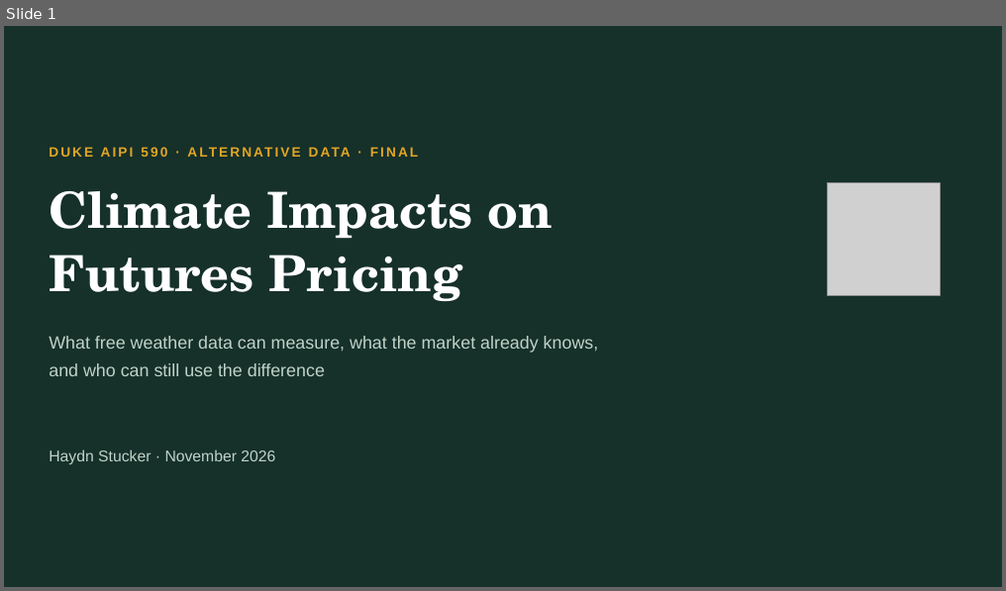
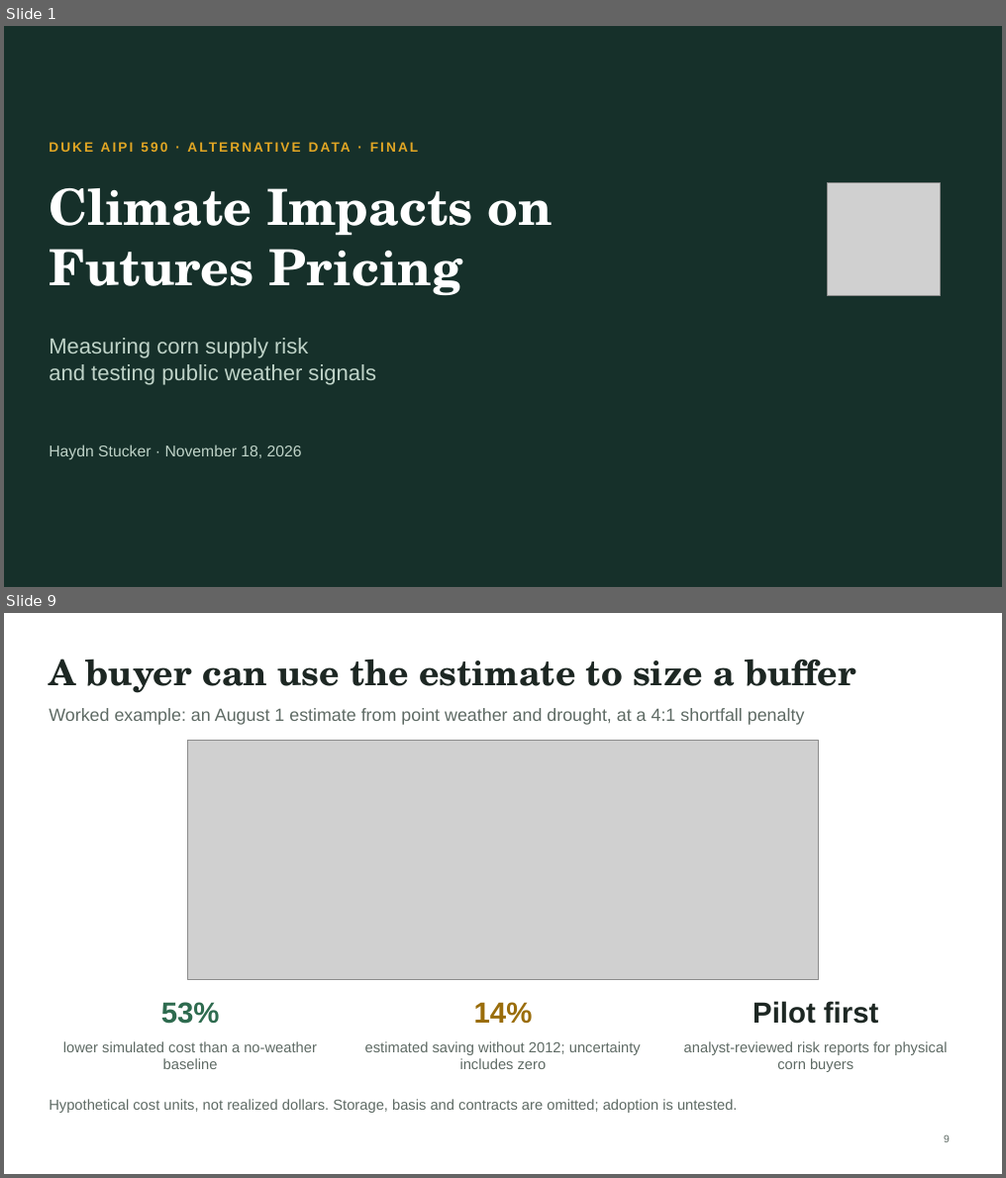
Before and after one commit to haydn-s/climate-futures-pricing, a slide deck: presentation/final/output/Final Presentation.pptx. Shown one above the other, each under a label of ours: slide 1 before the commit, slides 1 and 9 after it; the slides between them are not shown. The pictures are 1006x591 and 1006x1178 pixels, drawn with LibreOffice and Linux fonts; fonts in the diff are those of the drawing; grey boxes stand for pictures. Boxes give left, top, right and bottom in pixels: in the first picture for what was removed or moved away, otherwise in the second. Text is boxed around its words. In the diff, an @@ line names an element or a change of style, - is before the commit and + after.

```diff
--- a/presentation/final/output/Final Presentation.pptx
+++ b/presentation/final/output/Final Presentation.pptx
@@ slide 9 added at (4, 613, 1002, 1174), background #FFFFFF @@
@@ text added at (49, 659, 856, 693), 34 pt, text #1D2723, bold @@
+A buyer can use the estimate to size a buffer
@@ text added at (49, 708, 805, 725), 17 pt, text #5E6A64 @@
+Worked example: an August 1 estimate from point weather and drought, at a 4:1 shortfall penalty
@@ picture added at (187, 741, 819, 980) @@
@@ text added at (161, 1002, 220, 1024), 28 pt, text #2E6B4F, bold @@
+53%
@@ text added at (474, 1002, 533, 1024), 28 pt, text #9A6D0B, bold @@
+14%
@@ text added at (752, 1001, 878, 1024), 28 pt, text #1D2723, bold @@
+Pilot first
@@ text added at (63, 1042, 317, 1069), 14 pt, text #5E6A64 @@
+lower simulated cost than a no-weather baseline
@@ text added at (365, 1042, 641, 1069), 14 pt, text #5E6A64 @@
+estimated saving without 2012; uncertainty includes zero
@@ text added at (684, 1042, 946, 1072), 14 pt, text #5E6A64 @@
+analyst-reviewed risk reports for physical corn buyers
@@ text added at (49, 1099, 738, 1113), 14 pt, text #5E6A64 @@
+Hypothetical cost units, not realized dollars. Storage, basis and contracts are omitted; adoption is untested.
@@ page number added at (944, 1136, 949, 1143), 10 pt, text #5E6A64 @@
+9
@@ slide 1 changed as well @@
@@ text "DUKE AIPI 590 · ALTERNATIVE ..." at (49, 138, 723, 165): vertical alignment middle to top @@
@@ text "Climate Impacts on" at (49, 188, 551, 295): line spacing 1.05 to 1 @@
@@ text at (49, 338, 376, 385): text changed; size 17 to 21 pt @@
-What free weather data can measure, what the market already knows,
-and who can still use the difference
+Measuring corn supply risk
+and testing public weather signals
@@ text "Haydn Stucker · November 18, ..." at (49, 445, 302, 461): vertical alignment middle to top @@
@@ text at (49, 445, 302, 461): text changed @@
-Haydn Stucker · November 2026
+Haydn Stucker · November 18, 2026
```
Also in this commit, not shown: 10 other slides added, 8 slides removed, 6 other files.
